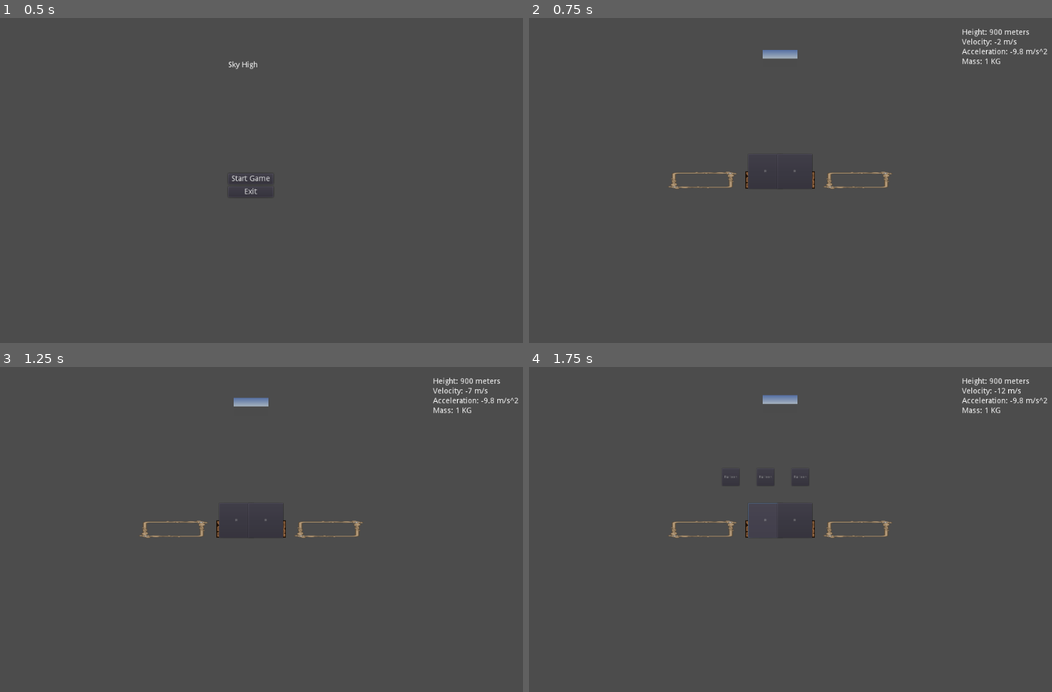
Above: before the commit, frames 1-4 (two rows, left to right).
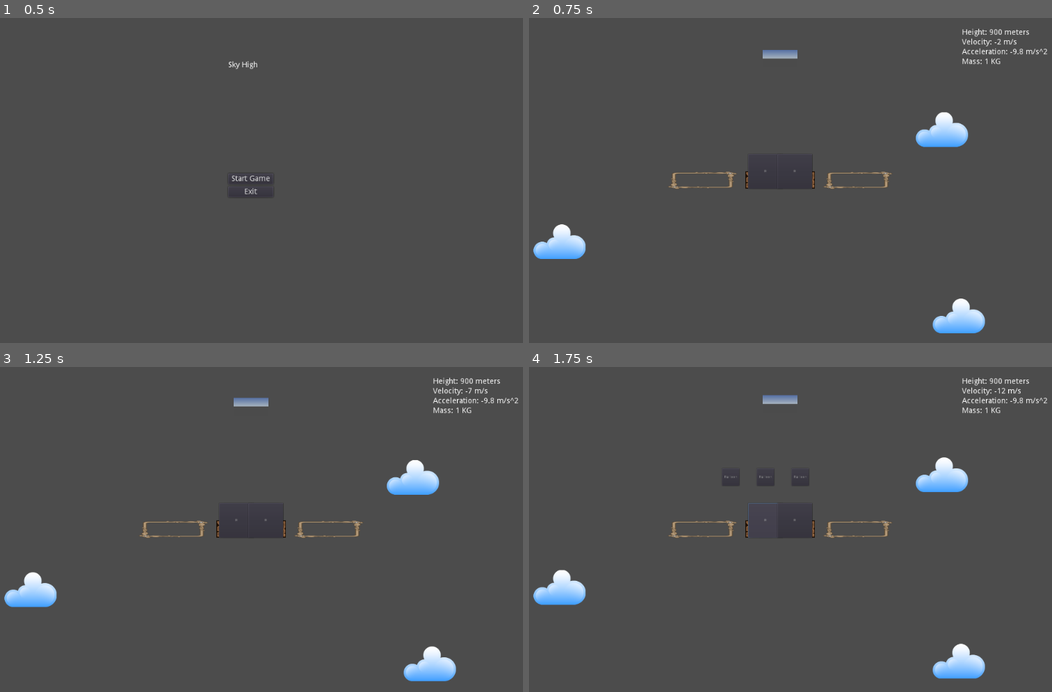
Above: after the commit, the same moments.

Repository: LaffertyDev/SkyHigh
Game: Godot game, scene res://game_menu/main_menu.tscn
Two runs of this game, one before a commit and one after it. Both use one fixed random seed, a clock stepped at 60 frames per second and the inputs below. A sky picture missing from this copy of the repository is replaced by a grey-blue gradient.
Inputs:
- Up to frame 1 (0.5 s): no input
- Up to frame 2 (0.75 s): click "Start Game" at 0.5 s
- Up to frame 3 (1.25 s): no input
- Up to frame 4 (1.75 s): click "B" at 1.25 s

Frame 1 is identical in both runs. In frame 2, 2.2% of the frame differs, in the area x 0-88%, y 28-98%; in frame 3, 2.2%, in the area x 0-88%, y 28-97%; in frame 4, 2.2%.

Commit message:
Add cloud files and parallax

Diff:
--- a/skyhigh.tscn
+++ b/skyhigh.tscn
@@ -8,6 +8,7 @@
 [ext_resource path="res://units/build_platform/build_platform.tscn" type="PackedScene" id=6]
 [ext_resource path="res://game_gui/gui.tscn" type="PackedScene" id=7]
 [ext_resource path="res://units/section/section.tscn" type="PackedScene" id=8]
+[ext_resource path="res://background/Clouds_01_192x128_Set_02_06.png" type="Texture" id=9]
 
 [node name="SkyHigh" type="Node"]
 script = ExtResource( 5 )
@@ -53,14 +54,42 @@
 [node name="ParallaxBackground" type="ParallaxBackground" parent="."]
 scroll_ignore_camera_zoom = true
 
-[node name="ParallaxLayer" type="ParallaxLayer" parent="ParallaxBackground"]
+[node name="Background" type="ParallaxLayer" parent="ParallaxBackground"]
 motion_mirroring = Vector2( 0, 1224 )
 
-[node name="Sprite" type="Sprite" parent="ParallaxBackground/ParallaxLayer"]
+[node name="Sprite" type="Sprite" parent="ParallaxBackground/Background"]
 texture = ExtResource( 4 )
 __meta__ = {
 "_edit_bone_": true
 }
+
+[node name="Clouds1" type="ParallaxLayer" parent="ParallaxBackground"]
+motion_mirroring = Vector2( 0, 600 )
+
+[node name="Sprite" type="Sprite" parent="ParallaxBackground/Clouds1"]
+position = Vector2( -908.226, 168.762 )
+scale = Vector2( 0.5, 0.5 )
+texture = ExtResource( 9 )
+
+[node name="Sprite2" type="Sprite" parent="ParallaxBackground/Clouds1"]
+position = Vector2( 297.967, 106.785 )
+scale = Vector2( 0.5, 0.5 )
+texture = ExtResource( 9 )
+
+[node name="Sprite3" type="Sprite" parent="ParallaxBackground/Clouds1"]
+position = Vector2( 666.196, 271.859 )
+scale = Vector2( 0.5, 0.5 )
+texture = ExtResource( 9 )
+
+[node name="Sprite4" type="Sprite" parent="ParallaxBackground/Clouds1"]
+position = Vector2( -405.575, 314.294 )
+scale = Vector2( 0.5, 0.5 )
+texture = ExtResource( 9 )
+
+[node name="Sprite5" type="Sprite" parent="ParallaxBackground/Clouds1"]
+position = Vector2( 329.068, 451.203 )
+scale = Vector2( 0.5, 0.5 )
+texture = ExtResource( 9 )
 [connection signal="city_move" from="City" to="CanvasLayer/GUI" method="_on_City_city_move"]
 [connection signal="hit_ground" from="City" to="." method="_on_City_hit_ground"]
 [connection signal="built_platform" from="City/build_platform" to="City" method="_on_build_platform_built_platform"]
Binary file added: background/Clouds_01_192x128_Set_01_06.png
Not shown, added: background/Clouds_01_192x128_Set_01_06.png.import
Binary file added: background/Clouds_01_192x128_Set_01_07.png
Not shown, added: background/Clouds_01_192x128_Set_01_07.png.import
Binary file added: background/Clouds_01_192x128_Set_01_08.png
Not shown, added: background/Clouds_01_192x128_Set_01_08.png.import
Not shown, added: background/Clouds_01_192x128_Set_01_09.png.import
Binary file added: background/Clouds_01_192x128_Set_01_10.png
Not shown, added: background/Clouds_01_192x128_Set_01_10.png.import
Binary file added: background/Clouds_01_192x128_Set_02_06.png
Not shown, added: background/Clouds_01_192x128_Set_02_06.png.import
Binary file added: background/Clouds_01_192x128_Set_02_07.png
(and 25 more such lines)
